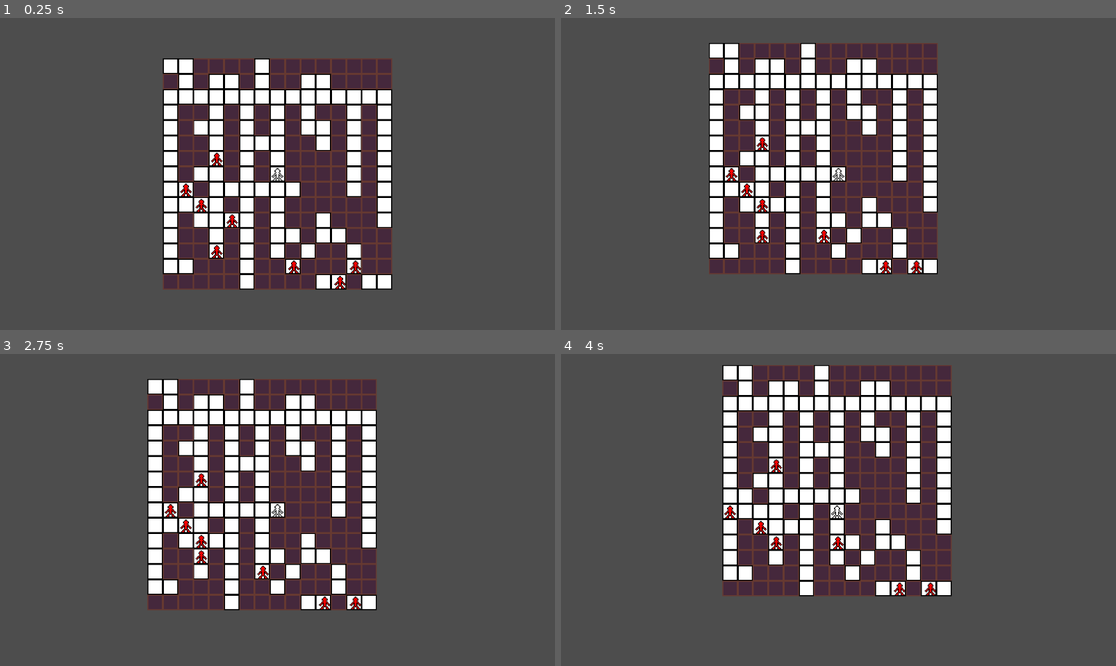
Above: before the commit, frames 1-4 (two rows, left to right).
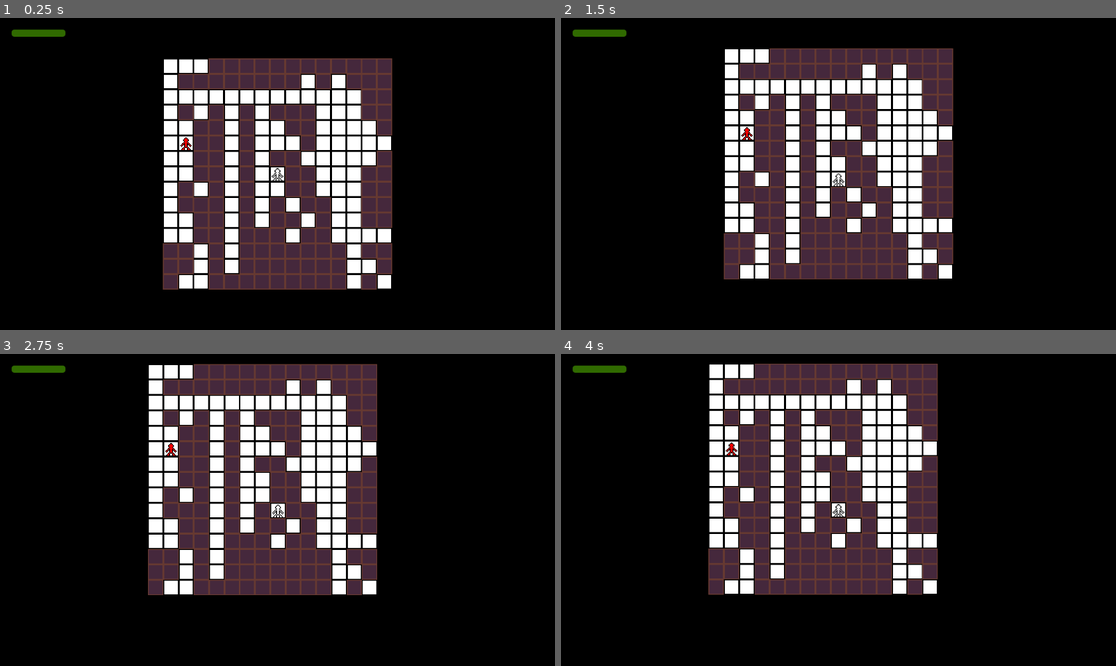
Above: after the commit, the same moments.

Repository: RW7231/Experimental-Game-V2-D-
Game: Godot game, scene res://Overworld.tscn
Same seed, same stepped clock (60 frames per second), same inputs: the game is played once before the commit and once after it.
Inputs:
- Up to frame 1 (0.25 s): no input
- Up to frame 2 (1.5 s): tap Enter at 0.5 s; hold C (DownRight) 0.53-1.28 s; hold S (Stay) 0.53-1.28 s; hold X (Down) from 1.28 s (still down); tap S (Stay) at 1.35 s
- Up to frame 3 (2.75 s): release X (Down) at 2.03 s; hold C (DownRight) from 2.03 s (still down); hold S (Stay) from 2.03 s (still down)
- Up to frame 4 (4 s): release C (DownRight) at 2.78 s; release S (Stay) at 2.78 s; hold W (Up) 2.78-3.53 s; tap S (Stay) at 2.85 s; tap Space at 3.5 s; hold Z (DownLeft) from 3.53 s (still down); hold S (Stay) from 3.53 s (still down)

The runs differ from the first frame. In frame 1, 86% of the frame differs, in the area x 0-100%, y 0-100%; in frame 2, 88%; in frame 3, 88%; in frame 4, 87%.

Commit message:
Lots of Changes and Fixes
Enemies can no longer stand on each other, player now has a visible health bar, and enemies now spawn in regularly on maps

Diff:
--- a/Prefabs/enemy.tscn
+++ b/Prefabs/enemy.tscn
@@ -5,5 +5,6 @@
 
 [node name="Enemy" type="Sprite2D"]
 top_level = true
+z_index = 100
 texture = ExtResource("1_e4cmr")
 script = ExtResource("2_dujcw")
--- a/Prefabs/player.tscn
+++ b/Prefabs/player.tscn
@@ -1,7 +1,17 @@
-[gd_scene load_steps=3 format=3 uid="uid://dxlew77q33u6"]
+[gd_scene load_steps=4 format=3 uid="uid://dxlew77q33u6"]
 
 [ext_resource type="Texture2D" uid="uid://5ld5tl271ng" path="res://Assets/Player.png" id="1_0wl2c"]
 [ext_resource type="Script" path="res://Scripts/Player.gd" id="2_2kwm5"]
+
+[sub_resource type="GDScript" id="GDScript_g73l1"]
+script/source = "extends ProgressBar
+
+
+var player = self.get_parent()
+
+func update():
+	value = player.health * 10 / player.maxHealth
+"
 
 [node name="Player" type="Sprite2D"]
 texture = ExtResource("1_0wl2c")
@@ -10,3 +20,27 @@
 [node name="Camera2D" type="Camera2D" parent="."]
 zoom = Vector2(2, 2)
 position_smoothing_enabled = true
+
+[node name="CanvasLayer" type="CanvasLayer" parent="."]
+
+[node name="HealthBar" type="ProgressBar" parent="CanvasLayer"]
+modulate = Color(0.45098, 1, 0, 1)
+top_level = true
+clip_children = 2
+z_index = 4096
+offset_left = 24.0
+offset_top = 24.0
+offset_right = 136.0
+offset_bottom = 39.0
+theme_override_colors/font_color = Color(1, 1, 1, 1)
+theme_override_colors/font_outline_color = Color(1, 1, 1, 1)
+max_value = 10.0
+step = 1.0
+show_percentage = false
+script = SubResource("GDScript_g73l1")
+
+[node name="Soul Counter" type="RichTextLabel" parent="CanvasLayer"]
+offset_left = 952.0
+offset_top = 593.0
+offset_right = 1137.0
+offset_bottom = 633.0
--- /dev/null
+++ b/Prefabs/stair_placeholder.tscn
@@ -0,0 +1,6 @@
+[gd_scene load_steps=2 format=3 uid="uid://koj0ox0q7wdw"]
+
+[ext_resource type="Texture2D" uid="uid://eoijxrvw1wwj" path="res://Assets/Stair Placeholder.png" id="1_7xi82"]
+
+[node name="StairPlaceholder" type="Sprite2D"]
+texture = ExtResource("1_7xi82")
--- a/Scripts/OverworldMap.gd
+++ b/Scripts/OverworldMap.gd
@@ -5,6 +5,7 @@
 var PlayerObject = preload("res://Prefabs/player.tscn")
 var WallObject = preload("res://Prefabs/wall.tscn")
 var EnemyObject = preload("res://Prefabs/enemy.tscn")
+var StairObject = preload("res://Prefabs/stair_placeholder.tscn")
 
 var size = 15
 
@@ -65,7 +66,7 @@
 					worldGrid[i][j] = 0
 
 					# roll a chance to spawn an enemy as well
-					if (randi() % 100) < 10:
+					if (randi() % 100) < 5:
 						foe = EnemyObject.instantiate()
 						foe.position = Vector2(i * 16, j * 16)
 						add_child(foe)
@@ -245,6 +246,27 @@
 	for enemy in enemies:
 		enemy.turn()
 
+	# roll a chance to spawn an enemy as well, 1% per turn
+	# also, prevent spawns if number of enemies exceeds map size/2
+	if (randi() % 100) < 1 and enemies.size() < size/2:
+		print("Enemy Spawned")
+		var foe = EnemyObject.instantiate()
+		var posx
+		var posy
+		var invalid = true
+
+		while invalid:
+			posx = randi() % size
+			posy = randi() % size
+			if worldGrid[posx][posy] == 0:
+				invalid = false
+
+		foe.position = Vector2(posx * 16, posy * 16)
+		add_child(foe)
+		enemies.append(foe)
+		foe.setGridLocation([posx, posy])
+
+
 
 func getSize():
 	return size
@@ -252,8 +274,6 @@
 
 # Called when the node enters the scene tree for the first time.
 func _ready():
-	# consistent generation
-	seed(4)
 	worldGrid = make2dArray()
 	tileGrid = make2dArray()
 	player = PlayerObject.instantiate()
--- a/Scripts/Player.gd
+++ b/Scripts/Player.gd
@@ -5,6 +5,7 @@
 var map
 
 var health = 10
+var maxHealth = 10
 var attack = 1
 var defense = 1
 var AC = 10
@@ -15,6 +16,9 @@
 var validAction
 
 var dead = false
+
+func _ready():
+	healthBarChange()
 
 # get_parent is a bad function that barely works half the time
 # I have to run it in _process to ensure that it actually gets the map
@@ -32,10 +36,15 @@
 
 func takeDamage(amount):
 	health -= (amount * (amount/defense))
+	healthBarChange()
 	print("You have been hit!")
 	if health <= 0:
 		print("GAME OVER")
 		dead = true
+
+func healthBarChange():
+	var healthbar = get_node("CanvasLayer/HealthBar")
+	healthbar.value = health*10/maxHealth
 
 # we want to handle player movement in the grid system,
 func _input(event):
--- a/Scripts/enemy.gd
+++ b/Scripts/enemy.gd
@@ -69,15 +69,16 @@
 	while not selectedLocation:
 
 		# if there are no valid locations, just hold still this turn
-		if validLocations.is_empty():
+		if validLocations.size() == 0:
 			selectedLocation = true
+			break
 
 		# otherwise generate a random choice from our valid locations
 		var randNum = randi() % validLocations.size()
 
-		# check to see if there is not a wall in this position already
+		# check to see if there is not a wall or foe in this position already
 		# if nothing is there, it's a valid position and we can go there
-		if map.checkPos(validLocations[randNum]):
+		if map.checkPos(validLocations[randNum]) and not map.isFoeHere(validLocations[randNum]):
 			desiredPos = validLocations[randNum]
 			selectedLocation = true
 
--- a/project.godot
+++ b/project.godot
@@ -13,6 +13,7 @@
 config/name="Experimental Game V2(d)"
 run/main_scene="res://Overworld.tscn"
 config/features=PackedStringArray("4.2", "Forward Plus")
+boot_splash/bg_color=Color(0, 0, 0, 1)
 config/icon="res://icon.svg"
 
 [input]
@@ -66,3 +67,4 @@
 [rendering]
 
 textures/canvas_textures/default_texture_filter=0
+environment/defaults/default_clear_color=Color(0, 0, 0, 1)
Binary file added: Assets/Stair Placeholder.png
Not shown, added: Assets/Stair Placeholder.png.import
